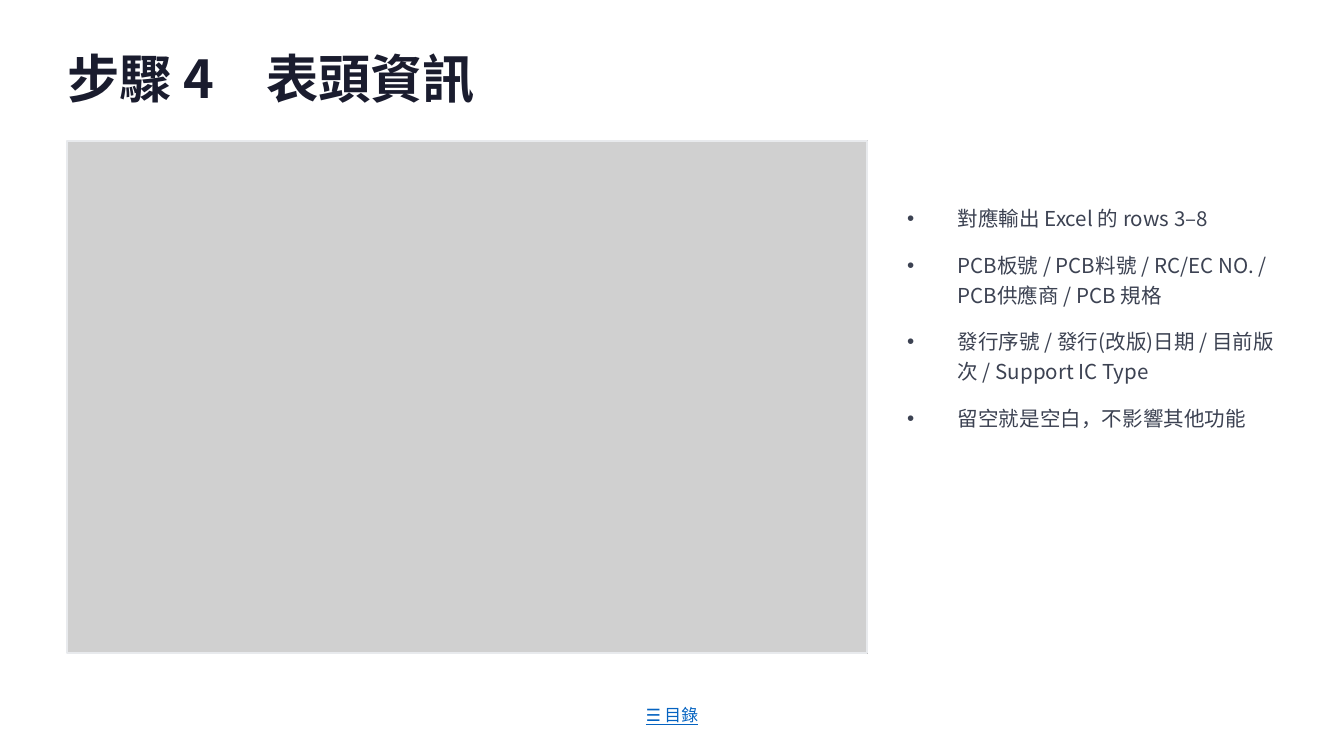
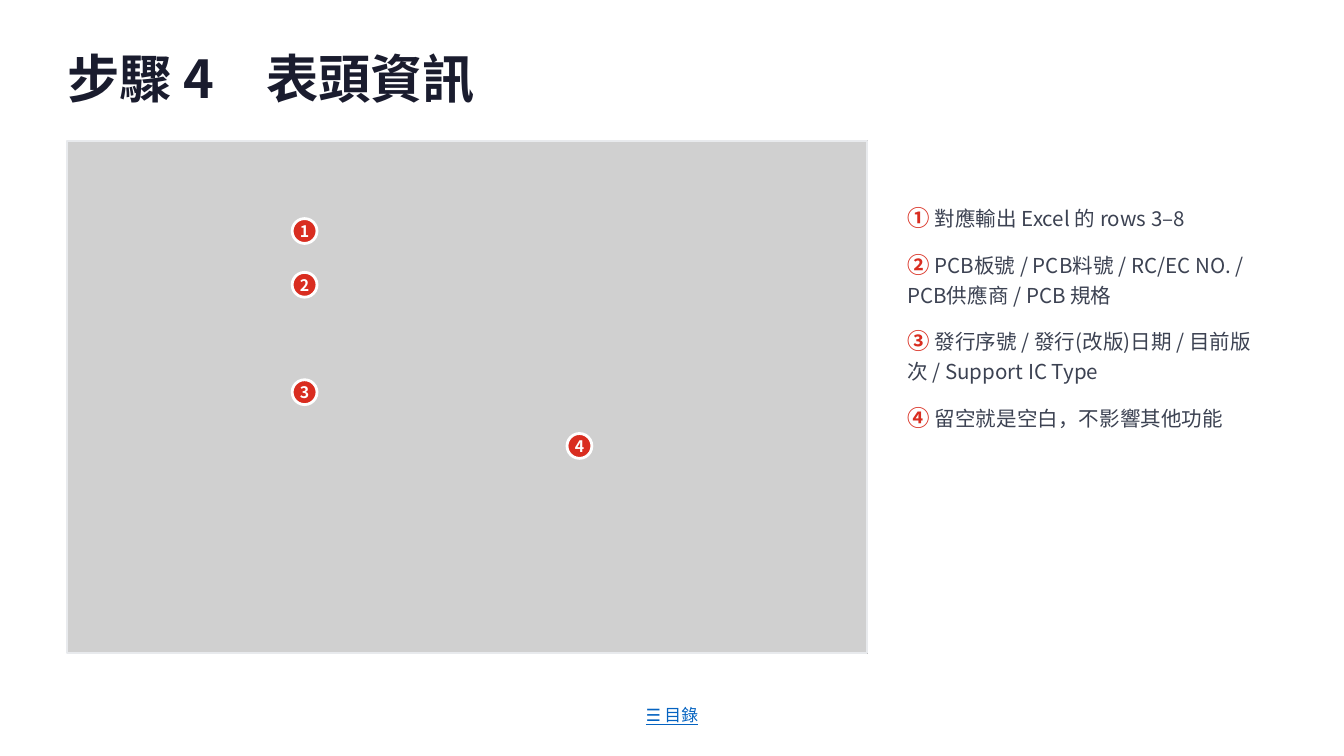
Before and after one commit to jenhochen/AI_BOM, a slide deck: slide 20 of docs/BOM_Matcher_v0.10_操作SOP.pptx. Drawn at 1344x756 pixels with LibreOffice and Linux fonts; fonts in the diff are those of the drawing; grey boxes stand for pictures. Boxes give left, top, right and bottom in pixels: in the first picture for what was removed or moved away, otherwise in the second. Text is boxed around its words. In the diff, an @@ line names an element or a change of style, - is before the commit and + after.

```diff
--- a/docs/BOM_Matcher_v0.10_操作SOP.pptx
+++ b/docs/BOM_Matcher_v0.10_操作SOP.pptx
@@ text at <box>907,207,1251,428</box>: text changed @@
-• 對應輸出 Excel 的 rows 3–8
-• PCB板號 / PCB料號 / RC/EC NO. / PCB供應商 / PCB 規格
-• 發行序號 / 發行(改版)日期 / 目前版次 / Support IC Type
-• 留空就是空白，不影響其他功能
+① 對應輸出 Excel 的 rows 3–8
+② PCB板號 / PCB料號 / RC/EC NO. / PCB供應商 / PCB 規格
+③ 發行序號 / 發行(改版)日期 / 目前版次 / Support IC Type
+④ 留空就是空白，不影響其他功能
@@ ellipse added at <box>292,219,316,243</box>, fill #D92D20, outline #FFFFFF 1.5 pt @@
@@ text added at <box>300,225,309,242</box>, 8.5 pt, text #FFFFFF, bold @@
+1
@@ ellipse added at <box>292,273,316,297</box>, fill #D92D20, outline #FFFFFF 1.5 pt @@
@@ text added at <box>300,279,309,296</box>, 8.5 pt, text #FFFFFF, bold @@
+2
@@ ellipse added at <box>292,380,316,405</box>, fill #D92D20, outline #FFFFFF 1.5 pt @@
@@ text added at <box>300,386,309,403</box>, 8.5 pt, text #FFFFFF, bold @@
+3
@@ ellipse added at <box>567,434,591,458</box>, fill #D92D20, outline #FFFFFF 1.5 pt @@
@@ text added at <box>575,440,584,457</box>, 8.5 pt, text #FFFFFF, bold @@
+4
```
Also in this commit, not shown: 16 other slides changed, 28 other files.
